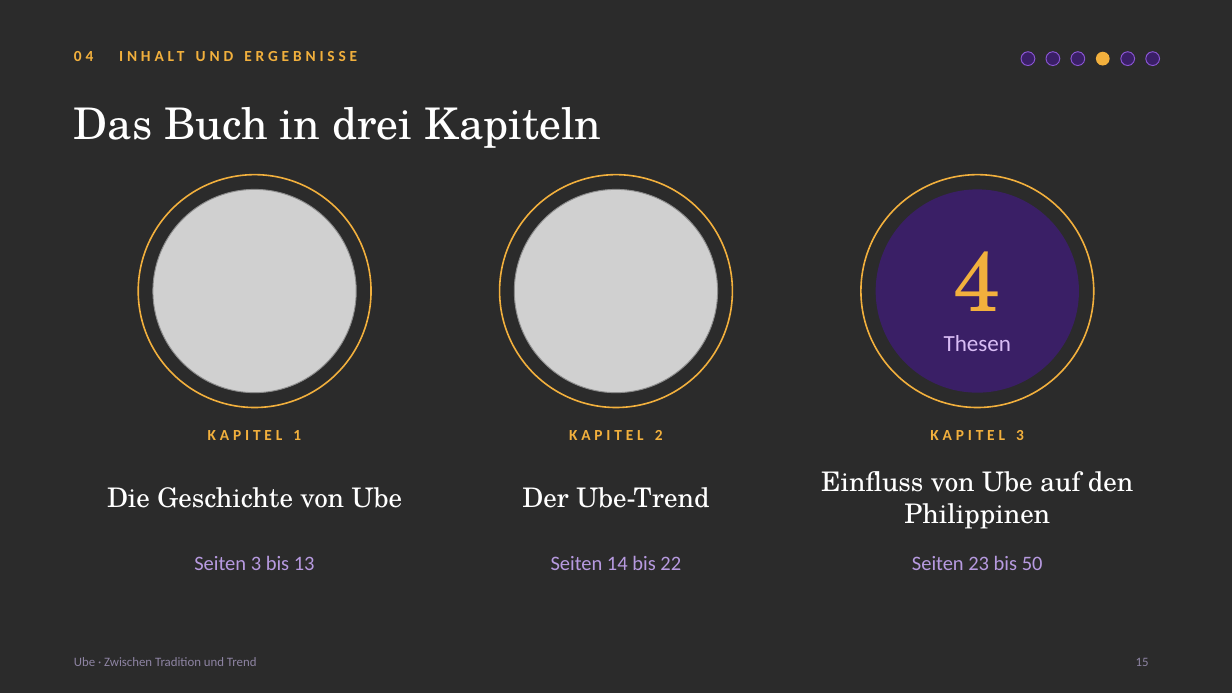
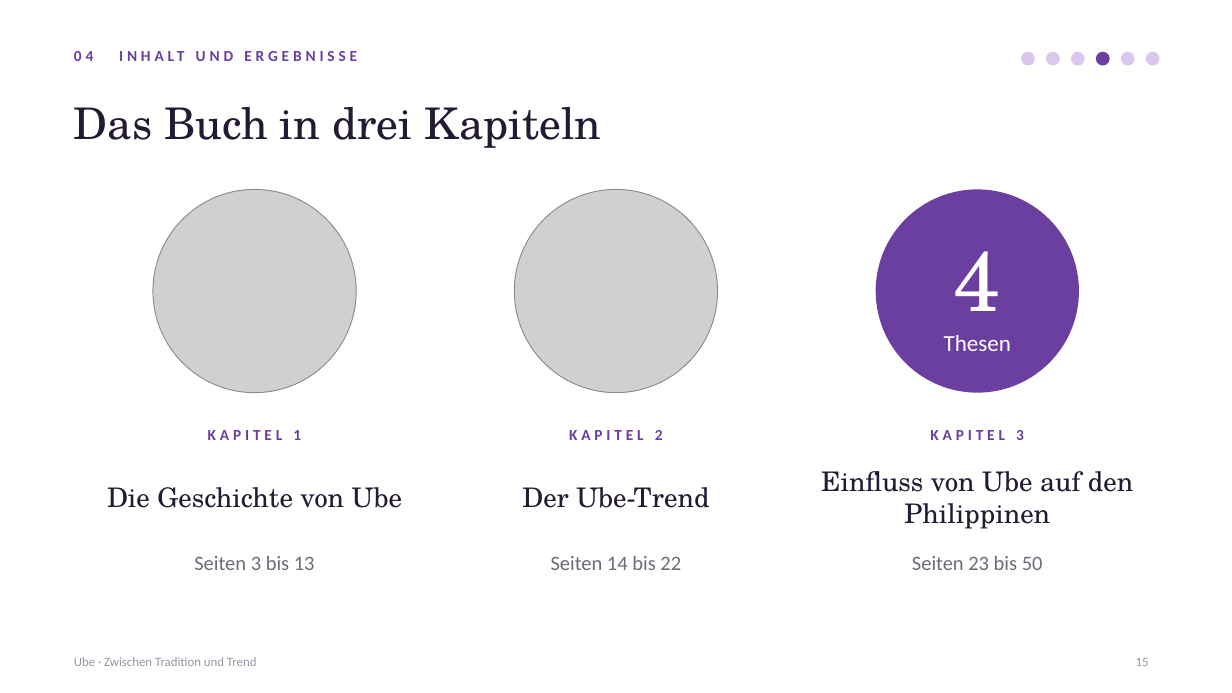
Before and after one commit to aezripeglow-collab/Ube-Sachbuch-Maturaarbeit, a slide deck: slide 15 of Ube Sachbuch Maturaarbeit/08 Präsentation/Ube_Maturapraesentation.pptx. Drawn at 1232x693 pixels with LibreOffice and Linux fonts; fonts in the diff are those of the drawing; grey boxes stand for pictures; background and template pictures are left out; a plain dark background stands for a picture behind light text. Boxes give left, top, right and bottom in pixels: in the first picture for what was removed or moved away, otherwise in the second. Text is boxed around its words. In the diff, an @@ line names an element or a change of style, - is before the commit and + after.

```diff
--- a/Ube Sachbuch Maturaarbeit/08 Präsentation/Ube_Maturapraesentation.pptx
+++ b/Ube Sachbuch Maturaarbeit/08 Präsentation/Ube_Maturapraesentation.pptx
@@ background picture (left out) to #FFFFFF @@
@@ ellipse at <box>1096,52,1110,66</box>: fill #F2B03D to #6A3FA0 @@
@@ fill #3A1F66 to #D9C7EE; outline #8A55D4 0.75 pt to none in 5 elements at <box>1021,52,1035,66</box>, <box>1046,52,1060,66</box>, <box>1071,52,1085,66</box>, <box>1121,52,1135,66</box>, <box>1146,52,1160,66</box> @@
@@ ellipse removed at <box>139,175,372,408</box> @@
@@ ellipse removed at <box>500,175,733,408</box> @@
@@ ellipse removed at <box>861,175,1094,408</box> @@
@@ text "4" at <box>944,251,1011,351</box>: text colour #F2B03D to #FFFFFF in "4"; text colour #D9BDF5 to #FFFFFF in "Thesen" @@
@@ ellipse at <box>876,189,1080,393</box>: fill #3A1F66 to #6A3FA0 @@
@@ text colour #F2B03D to #6A3FA0 in 4 elements at <box>74,51,93,61</box>, <box>208,430,301,440</box>, <box>569,430,663,440</box>, <box>930,430,1024,440</box> @@
@@ text colour #FFFFFF to #241A33 in 4 elements at <box>74,107,601,148</box>, <box>107,487,402,508</box>, <box>522,487,709,508</box>, <box>821,471,1133,529</box> @@
@@ text colour #B79AE0 to #6F6A7A in 3 elements at <box>194,556,315,570</box>, <box>551,556,681,570</box>, <box>912,556,1043,570</box> @@
@@ text "Ube · Zwischen Tradition und ..." at <box>74,657,257,666</box>: text colour #8E84A3 to #9A93A8 @@
@@ page number at <box>1136,658,1149,666</box>: text colour #8E84A3 to #9A93A8 @@
```
Also in this commit, not shown: 24 other slides changed, 3 other files.
